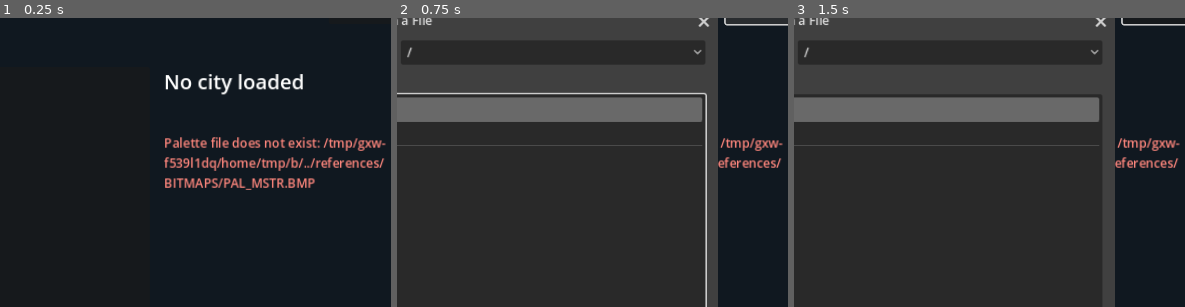
Above: before the commit, frames 1-3 (left to right).
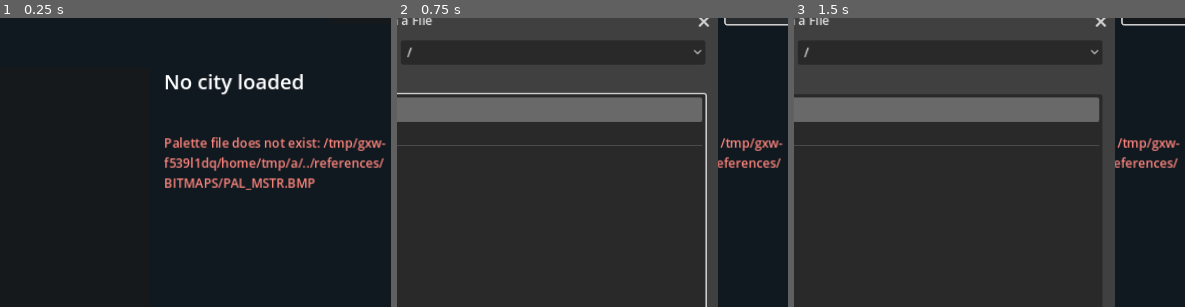
Above: after the commit, the same moments.

Repository: nicholas-ochoa/OpenSC2K
Game: Godot game, scene res://main.tscn
The game is run twice, just before and just after one commit, with the same random seed, the same clock (stepped at 60 frames per second) and the same inputs.
Inputs (mouse positions are % of the whole screen's width and height, from its top left):
- Up to frame 1 (0.25 s): no input
- Up to frame 2 (0.75 s): click "Open City" at 0.5 s
- Up to frame 3 (1.5 s): click (35, 81) at 1.27 s; type "12" at 1.35 s
The pictures show only the part of the screen within x 49-99%, y 7-57%; the shares and areas given below are measured in that part.

The runs differ from the first frame. In frame 1, 0.3% of the frame differs, in the area x 74-98%, y 48-52%; in frame 2, 0.2%; in frame 3, 0.2%.

Commit message:
remaining city records

Diff:
--- a/game/src/model/city_state.gd
+++ b/game/src/model/city_state.gd
@@ -3,6 +3,14 @@
 
 const MAP_SIZE := 128
 const TILE_COUNT := MAP_SIZE * MAP_SIZE
+const LABEL_COUNT := 256
+const LABEL_RECORD_SIZE := 25
+const MICROSIM_COUNT := 150
+const MICROSIM_RECORD_SIZE := 8
+const THING_COUNT := 40
+const THING_RECORD_SIZE := 12
+const GRAPH_COUNT := 16
+const GRAPH_VALUE_COUNT := 52
 
 var document: Sc2File
 var load_error := ""
@@ -128,14 +136,116 @@
 
 
 func mayor_name() -> String:
-	var labels := document.find_chunk("XLAB")
-	if labels == null or labels.decoded_payload.size() < 25:
+	return label(0)
+
+
+func label(label_id: int) -> String:
+	if label_id < 0 or label_id >= LABEL_COUNT:
 		return ""
-	var declared_length: int = mini(labels.decoded_payload[0], 23)
-	var end := 1
-	while end < 1 + declared_length and labels.decoded_payload[end] != 0:
+	var chunk := document.find_chunk("XLAB")
+	if chunk == null:
+		return ""
+	var offset := label_id * LABEL_RECORD_SIZE
+	var declared_length: int = mini(chunk.decoded_payload[offset], 23)
+	var start := offset + 1
+	var end := start
+	while end < start + declared_length and chunk.decoded_payload[end] != 0:
 		end += 1
-	return labels.decoded_payload.slice(1, end).get_string_from_ascii()
+	return chunk.decoded_payload.slice(start, end).get_string_from_ascii()
+
+
+func set_label(label_id: int, value: String) -> bool:
+	if label_id < 0 or label_id >= LABEL_COUNT:
+		return false
+	var chunk := document.find_chunk("XLAB")
+	if chunk == null:
+		return false
+	var encoded := value.to_ascii_buffer()
+	if encoded.size() > 23:
+		encoded = encoded.slice(0, 23)
+	var changed := chunk.decoded_payload.duplicate()
+	var offset := label_id * LABEL_RECORD_SIZE
+	changed[offset] = encoded.size()
+	for index in encoded.size():
+		changed[offset + 1 + index] = encoded[index]
+	changed[offset + 1 + encoded.size()] = 0
+	return chunk.set_decoded_payload(changed)
+
+
+func microsim(microsim_id: int) -> Dictionary:
+	if microsim_id < 0 or microsim_id >= MICROSIM_COUNT:
+		return {}
+	var chunk := document.find_chunk("XMIC")
+	if chunk == null:
+		return {}
+	var offset := microsim_id * MICROSIM_RECORD_SIZE
+	return {
+		"tile_id": int(chunk.decoded_payload[offset]),
+		"stat_0": int(chunk.decoded_payload[offset + 1]),
+		"stat_1": _read_u16_be(chunk.decoded_payload, offset + 2),
+		"stat_2": _read_u16_be(chunk.decoded_payload, offset + 4),
+		"stat_3": _read_u16_be(chunk.decoded_payload, offset + 6),
+	}
+
+
+func thing(thing_id: int) -> Dictionary:
+	if thing_id < 0 or thing_id >= THING_COUNT:
+		return {}
+	var chunk := document.find_chunk("XTHG")
+	if chunk == null:
+		return {}
+	var offset := thing_id * THING_RECORD_SIZE
+	return {
+		"type": int(chunk.decoded_payload[offset]),
+		"direction": int(chunk.decoded_payload[offset + 1]),
+		"state": int(chunk.decoded_payload[offset + 2]),
+		"x": int(chunk.decoded_payload[offset + 3]),
+		"y": int(chunk.decoded_payload[offset + 4]),
+		"z": int(chunk.decoded_payload[offset + 5]),
+		"px": int(chunk.decoded_payload[offset + 6]),
+		"py": int(chunk.decoded_payload[offset + 7]),
+		"dx": int(chunk.decoded_payload[offset + 8]),
+		"dy": int(chunk.decoded_payload[offset + 9]),
+		"label": int(chunk.decoded_payload[offset + 10]),
+		"goal": int(chunk.decoded_payload[offset + 11]),
+	}
+
+
+func graph_series(graph_id: int) -> Dictionary:
+	if graph_id < 0 or graph_id >= GRAPH_COUNT:
+		return {}
+	var chunk := document.find_chunk("XGRP")
+	if chunk == null:
+		return {}
+	var values := PackedInt64Array()
+	var offset := graph_id * GRAPH_VALUE_COUNT * 4
+	for index in GRAPH_VALUE_COUNT:
+		values.append(_read_u32_be(chunk.decoded_payload, offset + index * 4))
+	return {
+		"year": values.slice(0, 12),
+		"decade": values.slice(12, 32),
+		"century": values.slice(32, 52),
+	}
+
+
+func city_mode() -> int:
+	return document.misc_u32(0x04)
+
+
+func difficulty() -> int:
+	return document.misc_u32(0x1c)
+
+
+func city_status() -> int:
+	return document.misc_u32(0x20)
+
+
+func weather_type() -> int:
+	return document.misc_u32(0x6c)
+
+
+func disaster_type() -> int:
+	return document.misc_u32(0x70)
 
 
 func funds() -> int:
@@ -191,3 +301,16 @@
 func _byte_at(data: PackedByteArray, x: int, y: int) -> int:
 	var index := index_of(x, y)
 	return 0 if index < 0 else data[index]
+
+
+static func _read_u16_be(data: PackedByteArray, offset: int) -> int:
+	return (data[offset] << 8) | data[offset + 1]
+
+
+static func _read_u32_be(data: PackedByteArray, offset: int) -> int:
+	return (
+		(data[offset] << 24)
+		| (data[offset + 1] << 16)
+		| (data[offset + 2] << 8)
+		| data[offset + 3]
+	)
--- a/game/tests/test_runner.gd
+++ b/game/tests/test_runner.gd
@@ -94,6 +94,13 @@
 				city.current_month() >= 1 and city.current_month() <= 12,
 				"%s month is in range" % path.get_file()
 			)
+			_check(city.label(0).length() <= 23, "%s mayor label is bounded" % path.get_file())
+			_check(city.microsim(149).size() == 5, "%s has 150 microsim records" % path.get_file())
+			_check(city.thing(39).size() == 12, "%s has 40 thing records" % path.get_file())
+			var graph := city.graph_series(15)
+			_check(graph.year.size() == 12, "%s graph has 12 monthly values" % path.get_file())
+			_check(graph.decade.size() == 20, "%s graph has 20 decade values" % path.get_file())
+			_check(graph.century.size() == 20, "%s graph has 20 century values" % path.get_file())
 
 		for chunk in document.chunks:
 			if not chunk.is_compressed:
@@ -205,6 +212,7 @@
 	var loaded_city := CityModel.from_document(document)
 	_check(loaded_city.set_age_in_days(311), "City age can change")
 	_check(loaded_city.set_funds(-12345), "City funds can change")
+	_check(loaded_city.set_label(0, "Test Mayor"), "Mayor label can change")
 	var serialized := document.serialize()
 	_check(serialized.ok, "Modified city serializes")
 	if not serialized.ok:
@@ -216,10 +224,12 @@
 	if reparsed.is_valid():
 		_check(reparsed.misc_u32(0x10) == 311, "Modified city age is preserved")
 		_check(reparsed.misc_i32(0x14) == -12345, "Modified city funds are preserved")
+		var reparsed_city := CityModel.from_document(reparsed)
+		_check(reparsed_city.mayor_name() == "Test Mayor", "Modified mayor label is preserved")
 
 	var original := Sc2Document.load_path(source_path)
 	for original_chunk in original.chunks:
-		if original_chunk.chunk_id == "MISC":
+		if original_chunk.chunk_id == "MISC" or original_chunk.chunk_id == "XLAB":
 			continue
 		var modified_chunk := reparsed.find_chunk(original_chunk.chunk_id)
 		_check(modified_chunk != null, "%s stays present after edit" % original_chunk.chunk_id)
